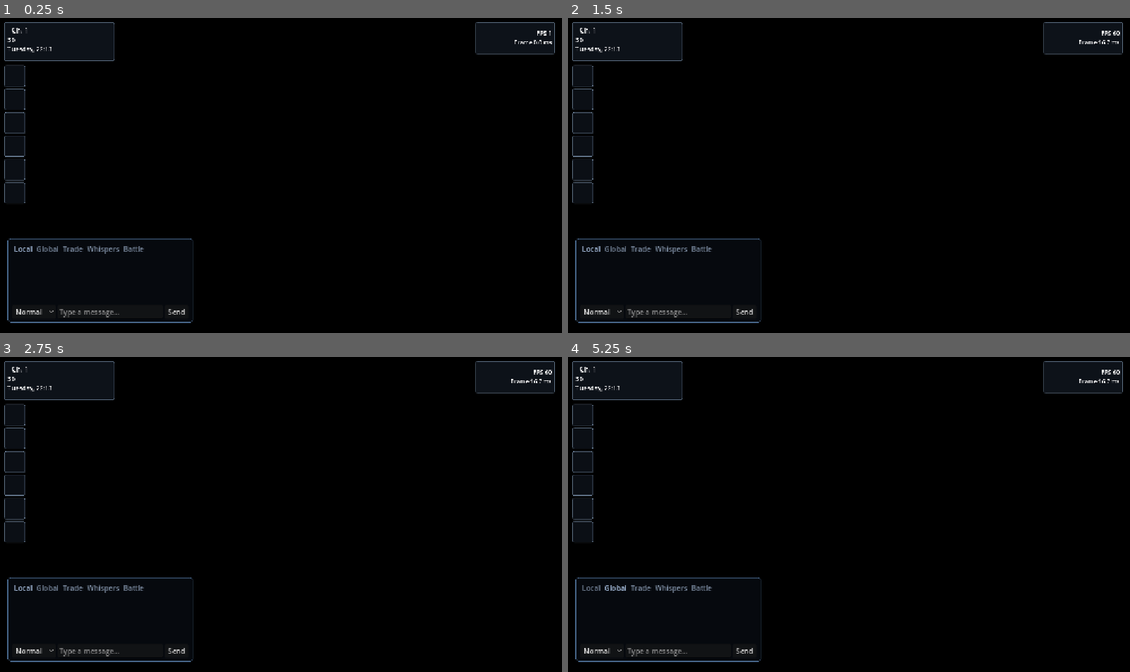
Above: before the commit, frames 1-4 (two rows, left to right).
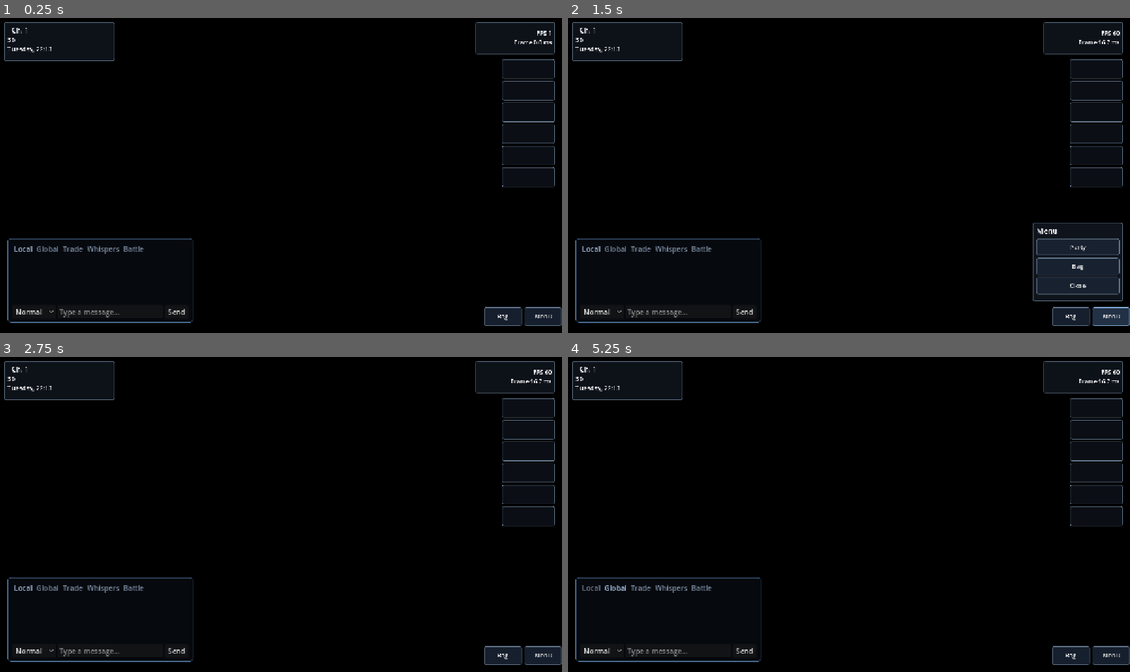
Above: after the commit, the same moments.

Repository: MorenoLand/Moreno.MonWorld-Client
Game: Godot game, scene res://scenes/world.tscn
Two runs of this game, one before a commit and one after it. Both use one fixed random seed, a clock stepped at 60 frames per second and the inputs below. This scene is started directly instead of the project's main scene.
Inputs (mouse positions are in pixels of both pictures, inside the frame that each line leads up to):
- Up to frame 1 (0.25 s): no input
- Up to frame 2 (1.5 s): click (1073, 317) at 0.5 s, where only the run after the commit has a clickable "Bag"; click (1113, 317) at 1.25 s, where only the run after the commit has a clickable "Menu"
- Up to frame 3 (2.75 s): click (511, 586) at 2 s, where only the run after the commit has a clickable "Party"
- Up to frame 4 (5.25 s): click "Normal" at 2.75 s; click "Normal" at 3.5 s; click "Local" at 4.25 s; click "Global" at 5 s

The runs differ from the first frame. In frame 1, 1.6% of the frame differs, in the area x 0-100%, y 13-98%; in frame 2, 5.6%; in frame 3, 1.6%; in frame 4, 1.6%.

Commit message:
Improve world HUD controls and map loading

Diff:
--- a/scripts/content/content.gd
+++ b/scripts/content/content.gd
@@ -305,11 +305,6 @@
 	var foreground_texture_cache: Dictionary = cached_map.get("foreground_textures", {})
 	var animated_tiles: Array = cached_map.get("animated_tiles", [])
 	if animated_tiles.is_empty() or animation_phase == 0:
-		if animation_phase == 0:
-			texture_cache.clear()
-			image_cache.clear()
-			background_texture_cache.clear()
-			foreground_texture_cache.clear()
 		var prepared: Dictionary = prepare_map(map_id)
 		if not bool(prepared.get("ok", false)):
 			return prepared
--- a/scripts/world/hud.gd
+++ b/scripts/world/hud.gd
@@ -8,7 +8,12 @@
 var time_label: Label
 var stats_panel: PanelContainer
 var stats_label: Label
+var party_box: VBoxContainer
 var party_labels: Array = []
+var action_bar: HBoxContainer
+var bag_panel: PanelContainer
+var menu_panel: PanelContainer
+var bag_label: Label
 var current_content
 var current_map_id: String = ""
 var current_state: Dictionary = {}
@@ -16,9 +21,11 @@
 var clock_elapsed: float = 0.0
 var stats_elapsed: float = 0.0
 var stats_open: bool = true
+var bag_open: bool = false
+var menu_open: bool = false
 
 func _ready() -> void:
-	mouse_filter = Control.MOUSE_FILTER_IGNORE
+	mouse_filter = Control.MOUSE_FILTER_PASS
 	texture_filter = CanvasItem.TEXTURE_FILTER_NEAREST
 	_build_ui()
 	_refresh()
@@ -52,16 +59,17 @@
 	time_label = Label.new()
 	time_label.add_theme_font_size_override("font_size", 14)
 	info_box.add_child(time_label)
-	var party_box: VBoxContainer = VBoxContainer.new()
-	party_box.set_anchors_preset(Control.PRESET_TOP_LEFT)
-	party_box.offset_left = 16.0
-	party_box.offset_top = 114.0
-	party_box.offset_right = 64.0
+	party_box = VBoxContainer.new()
+	party_box.set_anchors_preset(Control.PRESET_TOP_RIGHT)
+	party_box.offset_left = -136.0
+	party_box.offset_top = 100.0
+	party_box.offset_right = -16.0
 	party_box.add_theme_constant_override("separation", 5)
+	party_box.mouse_filter = Control.MOUSE_FILTER_IGNORE
 	add_child(party_box)
 	for index in range(PARTY_COUNT):
 		var slot: PanelContainer = PanelContainer.new()
-		slot.custom_minimum_size = Vector2(48.0, 48.0)
+		slot.custom_minimum_size = Vector2(120.0, 44.0)
 		slot.add_theme_stylebox_override("panel", _panel_style(Color("10151eb8"), Color("5f7185")))
 		var label: Label = Label.new()
 		label.horizontal_alignment = HORIZONTAL_ALIGNMENT_CENTER
@@ -83,6 +91,82 @@
 	stats_label.vertical_alignment = VERTICAL_ALIGNMENT_CENTER
 	stats_label.add_theme_font_size_override("font_size", 13)
 	stats_panel.add_child(stats_label)
+	action_bar = HBoxContainer.new()
+	action_bar.set_anchors_preset(Control.PRESET_BOTTOM_RIGHT)
+	action_bar.offset_left = -176.0
+	action_bar.offset_top = -58.0
+	action_bar.offset_right = -16.0
+	action_bar.offset_bottom = -16.0
+	action_bar.add_theme_constant_override("separation", 6)
+	action_bar.mouse_filter = Control.MOUSE_FILTER_STOP
+	add_child(action_bar)
+	var bag_button: Button = _make_button("Bag")
+	bag_button.pressed.connect(toggle_bag)
+	action_bar.add_child(bag_button)
+	var menu_button: Button = _make_button("Menu")
+	menu_button.pressed.connect(toggle_menu)
+	action_bar.add_child(menu_button)
+	bag_panel = _make_popup_panel("Bag")
+	bag_panel.set_anchors_preset(Control.PRESET_BOTTOM_RIGHT)
+	bag_panel.offset_left = -300.0
+	bag_panel.offset_top = -360.0
+	bag_panel.offset_right = -16.0
+	bag_panel.offset_bottom = -72.0
+	add_child(bag_panel)
+	var bag_box: VBoxContainer = bag_panel.get_child(0) as VBoxContainer
+	bag_label = Label.new()
+	bag_label.custom_minimum_size = Vector2(260.0, 190.0)
+	bag_label.vertical_alignment = VERTICAL_ALIGNMENT_TOP
+	bag_label.add_theme_font_size_override("font_size", 14)
+	bag_label.text = "No items available."
+	bag_box.add_child(bag_label)
+	var bag_close: Button = _make_button("Close")
+	bag_close.pressed.connect(toggle_bag)
+	bag_box.add_child(bag_close)
+	menu_panel = _make_popup_panel("Menu")
+	menu_panel.set_anchors_preset(Control.PRESET_BOTTOM_RIGHT)
+	menu_panel.offset_left = -220.0
+	menu_panel.offset_top = -250.0
+	menu_panel.offset_right = -16.0
+	menu_panel.offset_bottom = -72.0
+	add_child(menu_panel)
+	var menu_box: VBoxContainer = menu_panel.get_child(0) as VBoxContainer
+	var party_button: Button = _make_button("Party")
+	party_button.pressed.connect(_on_party_pressed)
+	menu_box.add_child(party_button)
+	var menu_bag_button: Button = _make_button("Bag")
+	menu_bag_button.pressed.connect(toggle_bag)
+	menu_box.add_child(menu_bag_button)
+	var menu_close: Button = _make_button("Close")
+	menu_close.pressed.connect(toggle_menu)
+	menu_box.add_child(menu_close)
+	_refresh_panels()
+
+func _make_button(text_value: String) -> Button:
+	var button: Button = Button.new()
+	button.text = text_value
+	button.custom_minimum_size = Vector2(85.0, 38.0)
+	button.focus_mode = Control.FOCUS_NONE
+	button.mouse_filter = Control.MOUSE_FILTER_STOP
+	button.add_theme_font_size_override("font_size", 14)
+	button.add_theme_stylebox_override("normal", _panel_style(Color("182231e8"), Color("5f7185")))
+	button.add_theme_stylebox_override("hover", _panel_style(Color("26364ce8"), Color("82a8d3")))
+	button.add_theme_stylebox_override("pressed", _panel_style(Color("314b6be8"), Color("a7c8ed")))
+	return button
+
+func _make_popup_panel(title_value: String) -> PanelContainer:
+	var panel: PanelContainer = PanelContainer.new()
+	panel.z_index = 10
+	panel.mouse_filter = Control.MOUSE_FILTER_STOP
+	panel.add_theme_stylebox_override("panel", _panel_style(Color("10151ef2"), Color("5f7185")))
+	var box: VBoxContainer = VBoxContainer.new()
+	box.add_theme_constant_override("separation", 6)
+	panel.add_child(box)
+	var title: Label = Label.new()
+	title.text = title_value
+	title.add_theme_font_size_override("font_size", 17)
+	box.add_child(title)
+	return panel
 
 func _panel_style(background: Color, border: Color) -> StyleBoxFlat:
 	var style: StyleBoxFlat = StyleBoxFlat.new()
@@ -110,6 +194,55 @@
 	stats_open = not stats_open
 	if stats_panel != null:
 		stats_panel.visible = stats_open
+
+func toggle_bag() -> void:
+	bag_open = not bag_open
+	if bag_open:
+		menu_open = false
+	_refresh_panels()
+
+func toggle_menu() -> void:
+	menu_open = not menu_open
+	if menu_open:
+		bag_open = false
+	_refresh_panels()
+
+func _on_party_pressed() -> void:
+	menu_open = false
+	if party_box != null:
+		party_box.visible = true
+	_refresh_panels()
+
+func _refresh_panels() -> void:
+	if bag_panel != null:
+		bag_panel.visible = bag_open
+	if menu_panel != null:
+		menu_panel.visible = menu_open
+
+func _refresh_bag() -> void:
+	if bag_label == null:
+		return
+	var items: Variant = current_state.get("bag", current_state.get("inventory", current_state.get("items", [])))
+	var lines: Array[String] = []
+	if items is Array:
+		for item_value in items:
+			if not item_value is Dictionary:
+				continue
+			var item: Dictionary = item_value
+			var item_name: String = str(item.get("name", item.get("item_name", "Item"))).strip_edges()
+			var quantity: int = int(item.get("quantity", item.get("count", 1)))
+			lines.append("%s  x%d" % [item_name if not item_name.is_empty() else "Item", quantity])
+	elif items is Dictionary:
+		for item_key in items.keys():
+			var item_value: Variant = items[item_key]
+			if item_value is Dictionary:
+				var item: Dictionary = item_value
+				var item_name: String = str(item.get("name", item.get("item_name", item_key))).strip_edges()
+				var quantity: int = int(item.get("quantity", item.get("count", 1)))
+				lines.append("%s  x%d" % [item_name if not item_name.is_empty() else str(item_key), quantity])
+			else:
+				lines.append("%s  x%d" % [str(item_key), int(item_value)])
+	bag_label.text = "\n".join(lines) if not lines.is_empty() else "No items available."
 
 func _refresh_stats() -> void:
 	if stats_label == null:
@@ -134,6 +267,7 @@
 		var party_label: Label = party_labels[index] as Label
 		var member: Variant = current_party[index] if index < current_party.size() else {}
 		party_label.text = _party_slot_text(member as Dictionary) if member is Dictionary else ""
+	_refresh_bag()
 
 func _refresh_time() -> void:
 	if time_label == null:
--- a/scripts/world/world.gd
+++ b/scripts/world/world.gd
@@ -140,13 +140,10 @@
 func _load_map_texture(map_id: String, expected_width: int = 0, expected_height: int = 0) -> bool:
 	if GameState.content == null or map_id.is_empty():
 		return false
+	if map_view != null and map_view.map_id == map_id and not map_view.regions.is_empty():
+		return true
 	connected_world_generation += 1
 	var generation: int = connected_world_generation
-	var connected_world: Dictionary = GameState.content.prepare_connected_world(map_id, 96, 0, GameState.server_maps)
-	if not bool(connected_world.get("ok", false)):
-		status_label.text = "Map renderer: %s" % str(connected_world.get("error", "map rendering failed"))
-		return false
-	var regions: Array = connected_world.get("regions", [])
 	var result: Dictionary = GameState.content.prepare_map(map_id, false)
 	if not bool(result.get("ok", false)):
 		status_label.text = "Map renderer: %s" % str(result.get("error", "map rendering failed"))
@@ -155,14 +152,28 @@
 		status_label.text = "The local ROM map dimensions do not match the OpenMMO map"
 		return false
 	map_has_animation = false
+	map_has_animation = not (result.get("animated_background_tiles", []) as Array).is_empty() or not (result.get("animated_foreground_tiles", []) as Array).is_empty()
+	var root_region: Dictionary = {"map_id": map_id, "origin": Vector2i.ZERO, "width": int(result.get("width", 0)), "height": int(result.get("height", 0)), "background_texture": result.get("background_texture"), "foreground_texture": result.get("foreground_texture"), "objects": result.get("objects", []), "warps": result.get("warps", []), "connections": result.get("connections", []), "animated_background_tiles": result.get("animated_background_tiles", []), "animated_foreground_tiles": result.get("animated_foreground_tiles", []), "border_texture": GameState.content.server_border_texture(map_id, GameState.content._server_map_for_local_map(map_id, GameState.server_maps)), "music_id": int(result.get("music_id", 0)), "map_type": int(result.get("map_type", 0)), "ready": true}
+	var root_world: Dictionary = {"ok": true, "root_map_id": map_id, "regions": [root_region], "map_origins": {map_id: Vector2i.ZERO}}
+	map_view.set_world(root_world, map_id)
+	audio.play_map_music(GameState.content, map_id)
+	call_deferred("_expand_connected_world", map_id, generation)
+	return true
+
+func _expand_connected_world(root_map_id: String, generation: int) -> void:
+	await get_tree().process_frame
+	if generation != connected_world_generation or map_view == null or map_view.map_id != root_map_id:
+		return
+	var connected_world: Dictionary = GameState.content.prepare_connected_world(root_map_id, 96, 0, GameState.server_maps)
+	if not bool(connected_world.get("ok", false)) or generation != connected_world_generation:
+		return
+	var regions: Array = connected_world.get("regions", [])
 	for region_value in regions:
 		if region_value is Dictionary and (not (region_value.get("animated_background_tiles", []) as Array).is_empty() or not (region_value.get("animated_foreground_tiles", []) as Array).is_empty()):
 			map_has_animation = true
 			break
-	map_view.set_world(connected_world, map_id)
-	audio.play_map_music(GameState.content, map_id)
-	call_deferred("_preload_connected_regions", connected_world, map_id, generation)
-	return true
+	map_view.set_world(connected_world, root_map_id)
+	call_deferred("_preload_connected_regions", connected_world, root_map_id, generation)
 
 func _preload_connected_regions(world_value: Dictionary, root_map_id: String, generation: int) -> void:
 	var regions: Array = world_value.get("regions", [])
@@ -359,6 +370,16 @@
 			hud.toggle_stats()
 		get_viewport().set_input_as_handled()
 		return
+	if key_event.keycode == KEY_B and key_event.pressed and not key_event.echo:
+		if hud != null:
+			hud.toggle_bag()
+		get_viewport().set_input_as_handled()
+		return
+	if key_event.keycode == KEY_M and key_event.pressed and not key_event.echo:
+		if hud != null:
+			hud.toggle_menu()
+		get_viewport().set_input_as_handled()
+		return
 	if key_event.keycode == KEY_F and key_event.pressed and not key_event.echo:
 		get_viewport().set_input_as_handled()
 		if dialogue_overlay == null or not dialogue_overlay.is_open():
